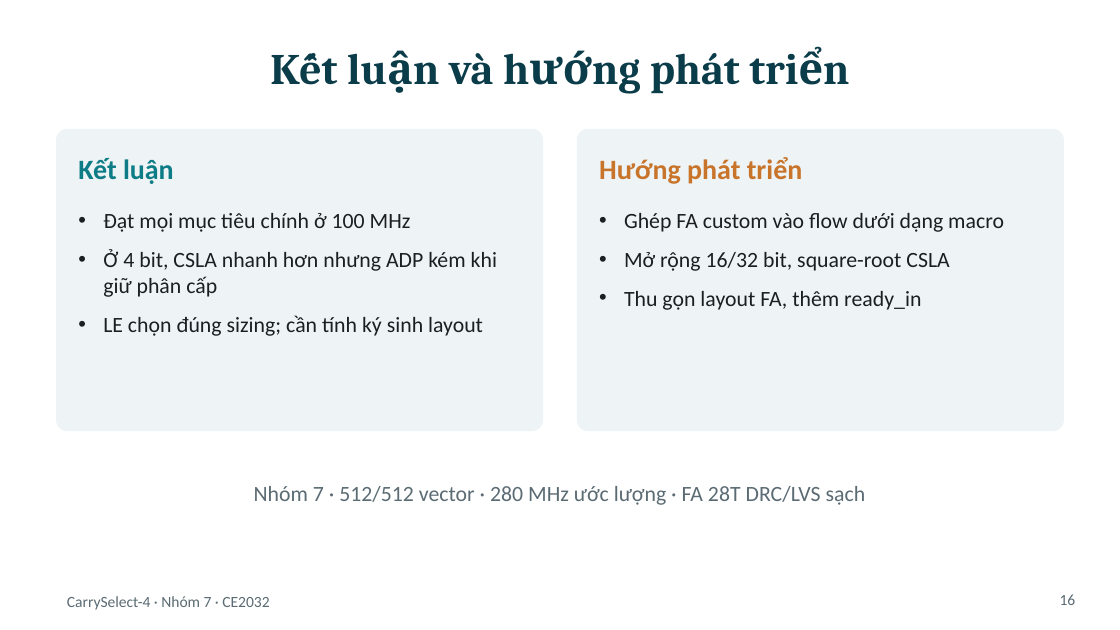
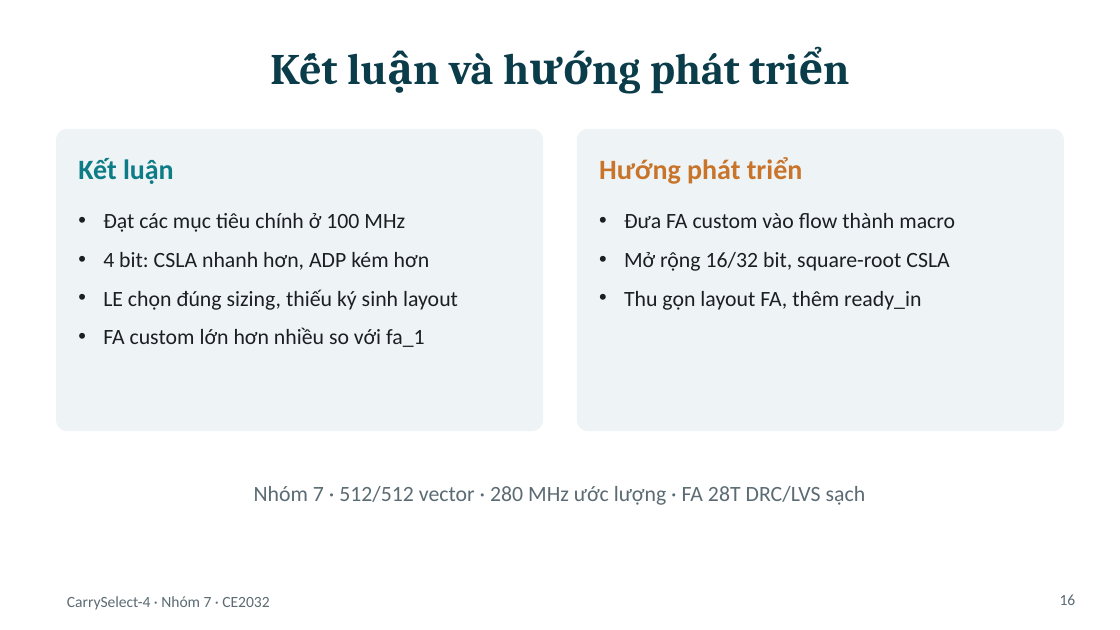
Before and after one commit to nmatu0810/carryselect4-sky130, a slide deck: slide 16 of slides/CarrySelect4_BaoVe.pptx. Drawn at 1120x630 pixels with LibreOffice and Linux fonts; fonts in the diff are those of the drawing. Boxes give left, top, right and bottom in pixels: in the first picture for what was removed or moved away, otherwise in the second. Text is boxed around its words. In the diff, an @@ line names an element or a change of style, - is before the commit and + after.

```diff
--- a/slides/CarrySelect4_BaoVe.pptx
+++ b/slides/CarrySelect4_BaoVe.pptx
@@ text at box(103, 213, 458, 347): text changed @@
-• Đạt mọi mục tiêu chính ở 100 MHz
-• Ở 4 bit, CSLA nhanh hơn nhưng ADP kém khi giữ phân cấp
-• LE chọn đúng sizing; cần tính ký sinh layout
+• Đạt các mục tiêu chính ở 100 MHz
+• 4 bit: CSLA nhanh hơn, ADP kém hơn
+• LE chọn đúng sizing, thiếu ký sinh layout
+• FA custom lớn hơn nhiều so với fa_1
@@ text at box(624, 213, 955, 228): text changed @@
-• Ghép FA custom vào flow dưới dạng macro
+• Đưa FA custom vào flow thành macro
```
Also in this commit, not shown: 4 other slides changed, 1 other file.
